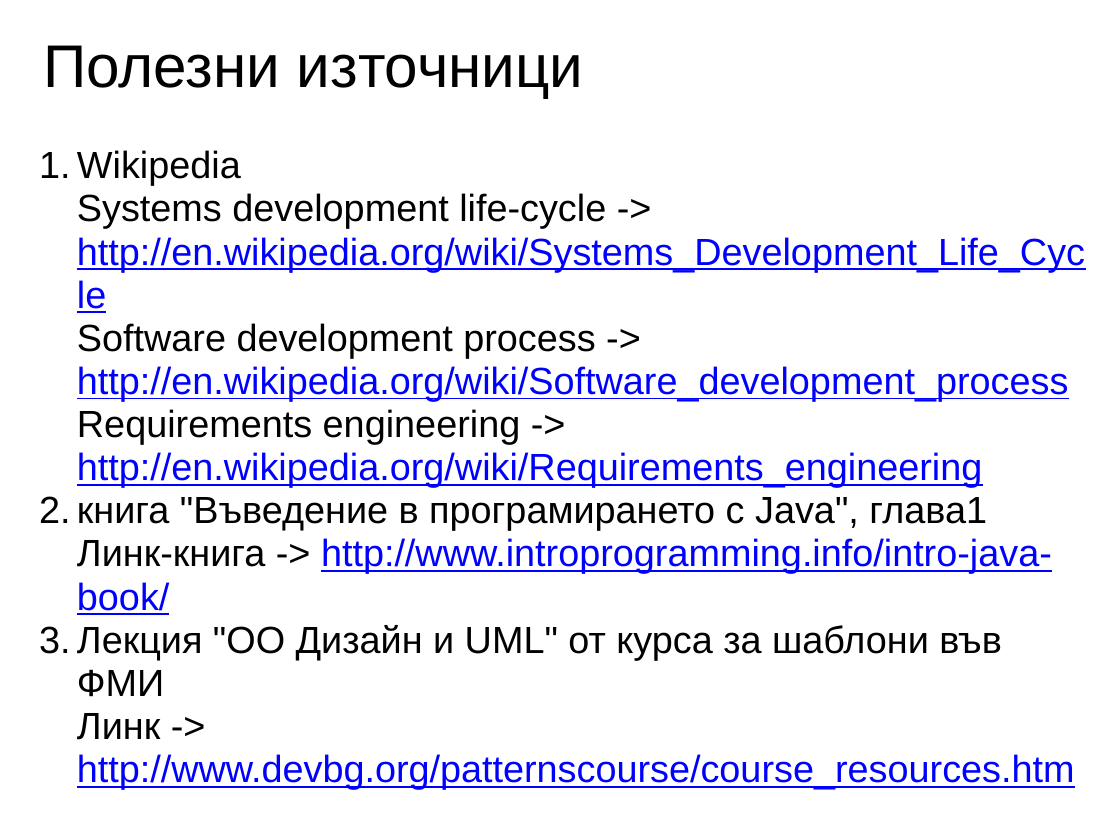
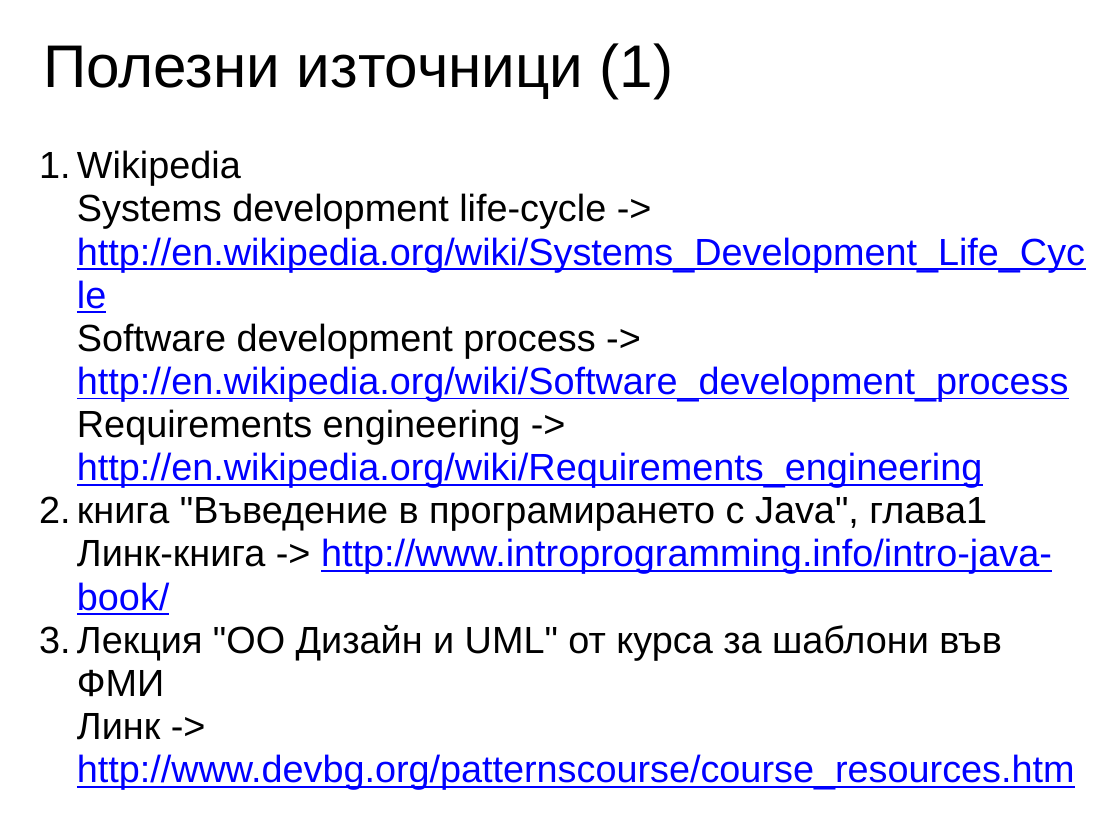
Before and after one commit to nikolaiweselinow/design-patterns-book, a slide deck: slide 2 of resources/Chapter-01-Software-Development-Stages/Chapter-01-Software-Development-Stages.ppt. Drawn at 1120x840 pixels with LibreOffice and Linux fonts; fonts in the diff are those of the drawing. Boxes give left, top, right and bottom in pixels: in the first picture for what was removed or moved away, otherwise in the second. Text is boxed around its words. In the diff, an @@ line names an element or a change of style, - is before the commit and + after.

```diff
--- a/resources/Chapter-01-Software-Development-Stages/Chapter-01-Software-Development-Stages.ppt
+++ b/resources/Chapter-01-Software-Development-Stages/Chapter-01-Software-Development-Stages.ppt
@@ title at bbox=[43, 43, 674, 98]: text changed @@
-Полезни източници
+Полезни източници (1)
```
Also in this commit, not shown: 1 slide added, 1 other file.
